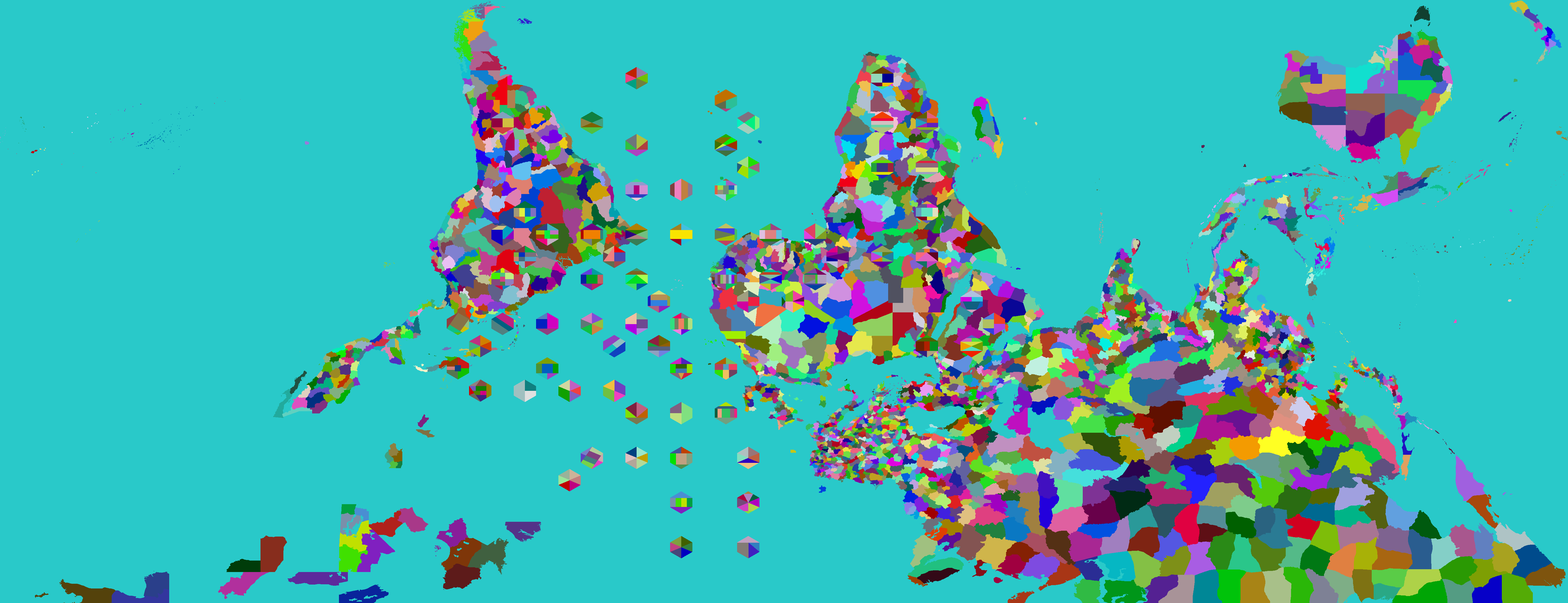
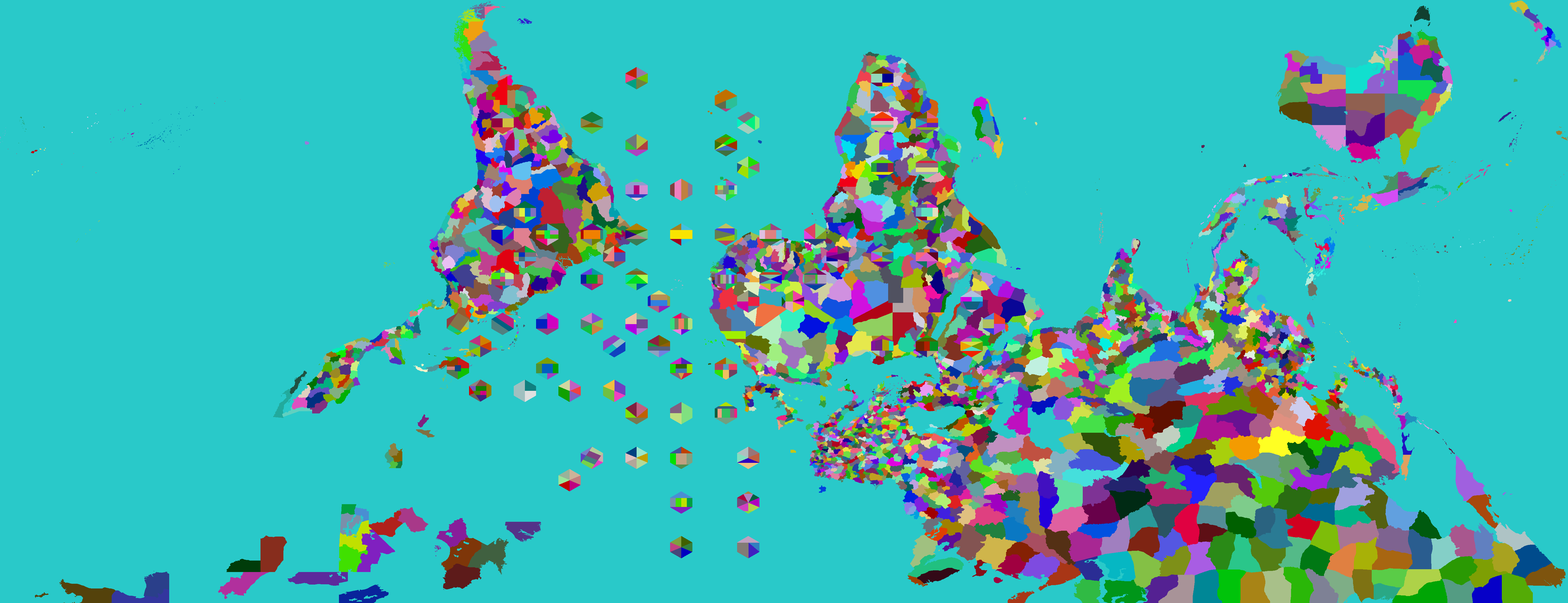
Comparing the layer stacks of the two (1568, 603) images. Changes:
painted on "Provinces" over 759, 335, 894, 420
